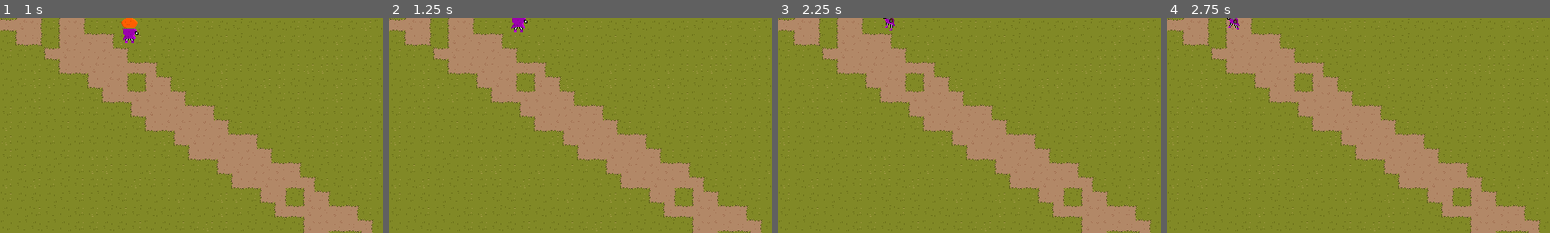
Above: before the commit, frames 1-4 (left to right).
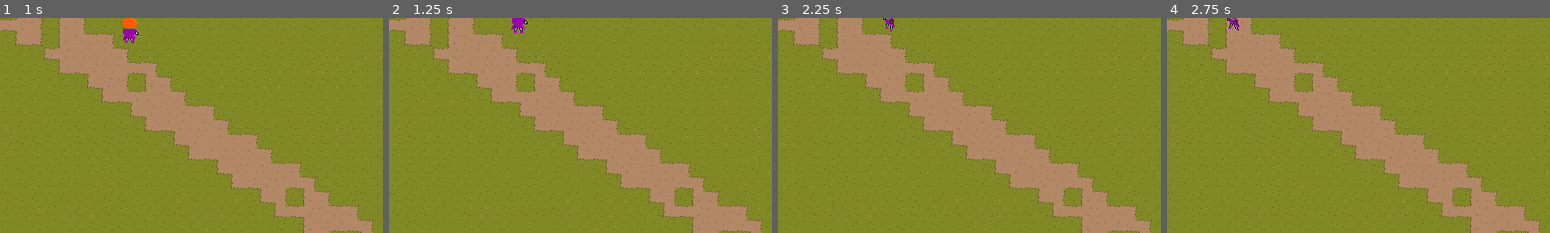
Above: after the commit, the same moments.

Repository: joshuardecker/eternal-harvest
Game: Godot game, scene res://World/world.tscn
Same seed, same stepped clock (60 frames per second), same inputs: the game is played once before the commit and once after it.
Inputs (mouse positions are in pixels of both pictures, inside the frame that each line leads up to):
- Up to frame 1 (1 s): tap Enter at 0.5 s; move the mouse to (172, 168) at 0.52 s; hold W (up) from 0.53 s (still down); click (172, 168) at 0.6 s
- Up to frame 2 (1.25 s): keep holding W (up)
- Up to frame 3 (2.25 s): move the mouse to (1084, 157) at 1.27 s; click (1084, 157) at 1.35 s; tap Space at 2 s; move the mouse to (854, 93) at 2.02 s; release W (up) at 2.03 s; hold A (left) from 2.03 s (still down); click (854, 93) at 2.1 s
- Up to frame 4 (2.75 s): keep holding A (left)

Frame 1 is identical in both runs. In frame 2, less than 0.1% of the frame differs, in the area x 31-37%, y 0-8%; in frame 3, less than 0.1%; in frame 4, less than 0.1%.

Commit message:
Made the hitbox a little nicer

Diff:
--- a/Player/player.tscn
+++ b/Player/player.tscn
@@ -246,7 +246,7 @@
 frame = 36
 
 [node name="CollisionShape" type="CollisionShape2D" parent="."]
-position = Vector2(0, -1)
+position = Vector2(0, -2)
 shape = SubResource("RectangleShape2D_8pghi")
 
 [node name="AnimationPlayer" type="AnimationPlayer" parent="."]
